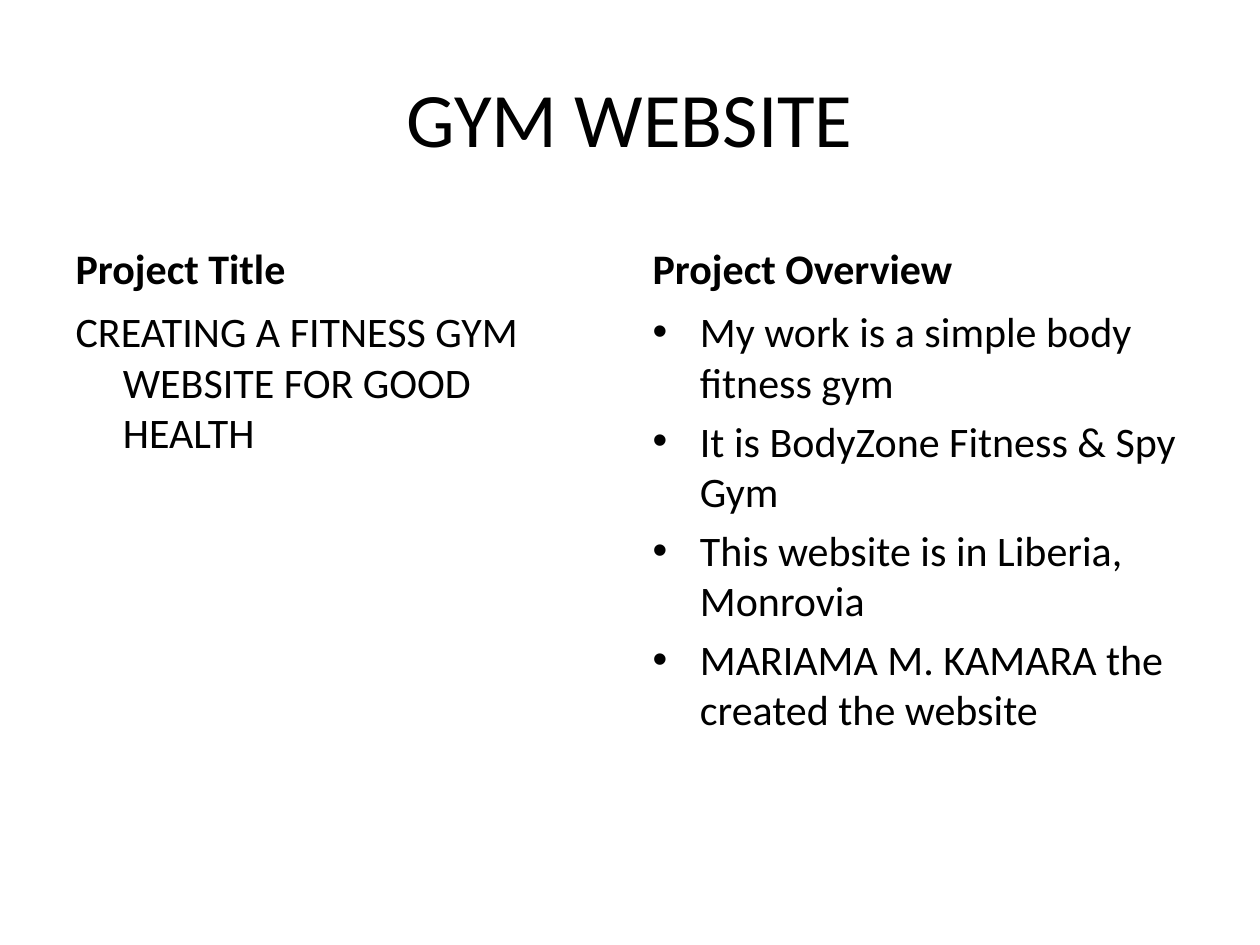
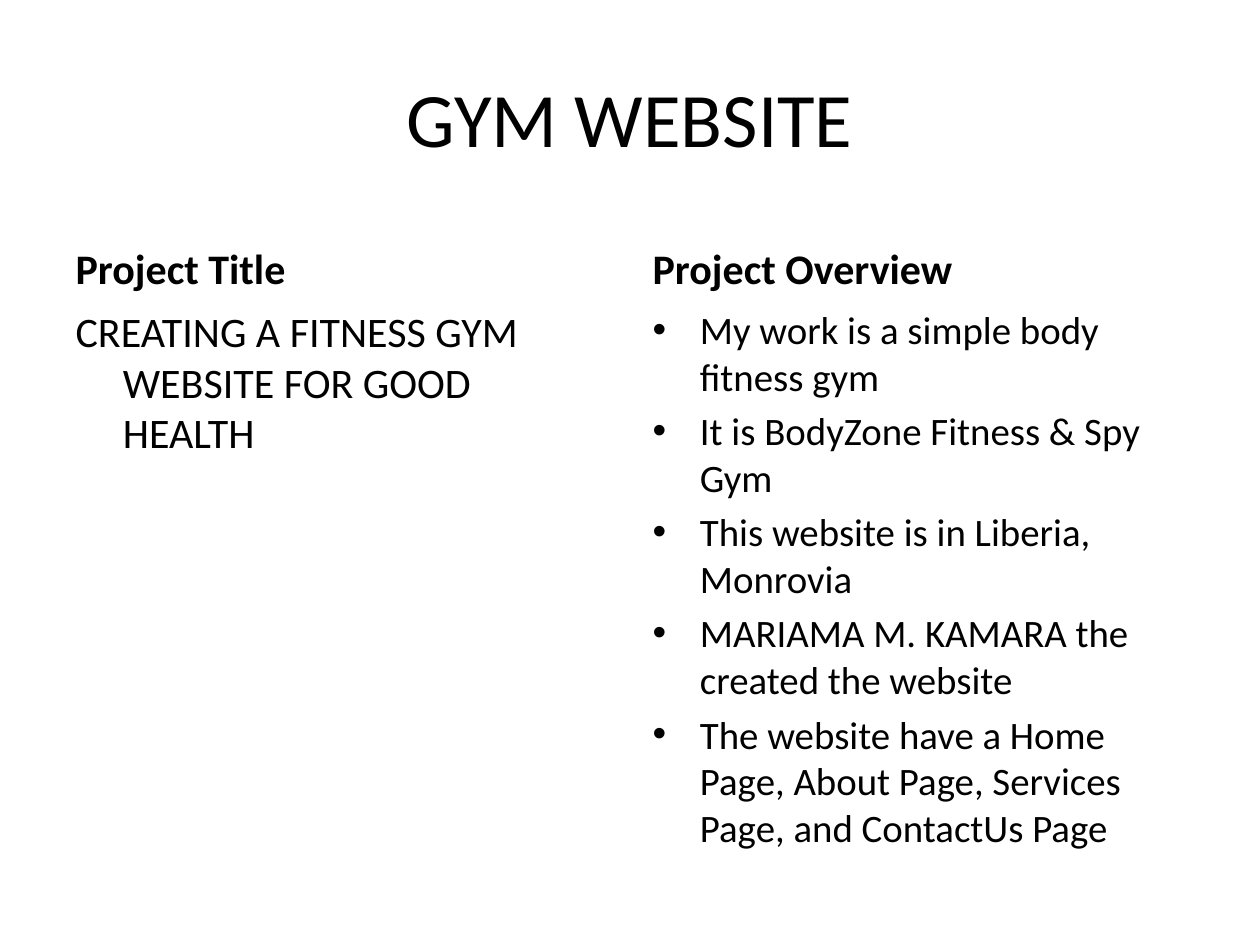
Before and after one commit to MariamaMKamara/Presentation1index.html, a slide deck: slide 2 of Presentation1index.html.pptx. Drawn at 1260x945 pixels with LibreOffice and Linux fonts; fonts in the diff are those of the drawing. Boxes give left, top, right and bottom in pixels: in the first picture for what was removed or moved away, otherwise in the second. Text is boxed around its words. In the diff, an @@ line names an element or a change of style, - is before the commit and + after.

```diff
--- a/Presentation1index.html.pptx
+++ b/Presentation1index.html.pptx
@@ text at [700,317,1140,695]: size 24 to 22.2 pt in "My work is a simple body fitness ...", "It is BodyZone Fitness & Spy Gym", "This website is in Liberia, Monrovia", "MARIAMA M. KAMARA the created the website" @@
@@ text at [700,722,1120,849]: paragraph added @@
+• The website have a Home Page, About Page, Services Page, and ContactUs Page
```
